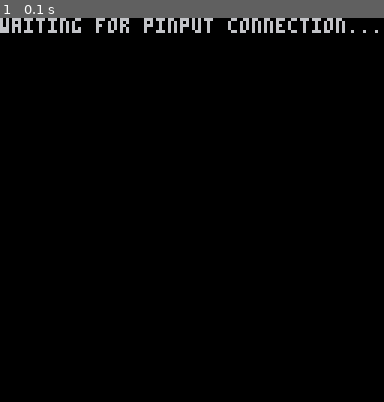
Above: before the commit, frame 1.
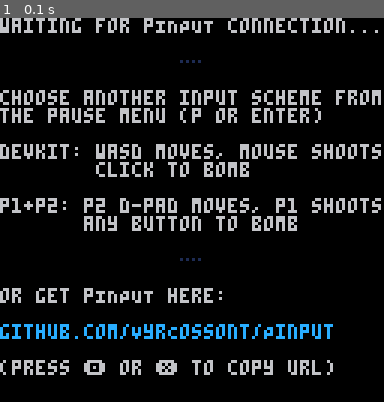
Above: after the commit, the same moment.

Repository: VyrCossont/Pinput
Game: PICO-8 cartridge PICO-8/games/spin.p8
Same seed, same stepped clock (60 frames per second), same inputs: the game is played once before the commit and once after it.
Inputs:
- Up to frame 1 (0.1 s): no input

The runs differ from the first frame. In frame 1, 11% of the frame differs, in the area x 0-100%, y 0-93%.

Commit message:
Spin: support alternate input modes (only p1+p2 for now)

Diff:
--- a/PICO-8/games/spin/debug.lua
+++ b/PICO-8/games/spin/debug.lua
@@ -3,16 +3,17 @@
 function overlay_init()
 -- render debug overlay and profiling HUD
  overlay_enabled = true
- overlay_callback()
+ overlay_menuitem()
 end
 
-function overlay_callback()
+function overlay_menuitem()
  overlay_enabled = not overlay_enabled
  if overlay_enabled then
-  menuitem(1, "◆ debug overlay", overlay_callback)
+  menuitem(2, "◆ debug overlay", overlay_menuitem)
  else
-  menuitem(1, "○ debug overlay", overlay_callback)
+  menuitem(2, "○  debug overlay", overlay_menuitem)
  end
+ return true
 end
 
 -- draw functions to be called in draw calls until next update
--- a/PICO-8/games/spin/draw.lua
+++ b/PICO-8/games/spin/draw.lua
@@ -8,11 +8,30 @@
 cpu_draw = 0
 
 function _draw()
- if record_replay == nil and not pi_is_inited() then
+ if record_replay == nil and not input_is_inited() then
   cls()
-  print("waiting for pinput connection...")
+  print("waiting for pINPUT connection...")
+  print("")
+  print("               \f1…\f6")
+  print("")
+  print("choose another input scheme from")
+  print("the pause menu (p or enter)")
+  print("")
+  print("devkit: wasd moves, mouse shoots")
+  print("        click to bomb")
+  print("")
+  print("p1+p2: p2 d-pad moves, p1 shoots")
+  print("       any button to bomb")
+  print("")
+  print("               \f1…\f6")
+  print("")
+  print("or get pINPUT here:")
+  print("")
+  print("\fcgithub.com/VyrCossont/Pinput\f6")
+  print("")
+  print("(press 🅾️ or ❎ to copy url)")
   return
- elseif record_replay == nil and not pi_flag(pi_connected) then
+ elseif record_replay == nil and not input_is_connected() then
   cls()
   print("player #1, connect your gamepad...")
   return
--- a/PICO-8/games/spin/init.lua
+++ b/PICO-8/games/spin/init.lua
@@ -2,7 +2,7 @@
 
 -- one-time init
 function _init()
- pi_init()
+ input_init()
  overlay_init()
  restart_init()
 end
--- a/PICO-8/games/spin/input.lua
+++ b/PICO-8/games/spin/input.lua
@@ -6,6 +6,7 @@
 
 -- read normalized stick
 -- /!\ pico-8 is upside down
+-- todo: extract this to Pinput SDK
 function pi_stick(s, pl)
  pl = pl or 0
  local x = pi_axis(s, pl) >> 15
@@ -16,3 +17,155 @@
  end
  return x, y
 end
+
+-- compatibility input modes
+-- for when you're not cool enough to have Pinput installed
+-- todo: extract these to Pinput SDK?
+
+-- does nothing
+function input_noop()
+end
+
+-- always returns true
+function input_true()
+ return true
+end
+
+-- initialize entire input system
+function input_init()
+ -- all supported input modes
+ input_modes = {
+  {
+   name = "pINPUT",
+   init = pi_init,
+   is_inited = pi_is_inited,
+   is_connected = function() return pi_flag(pi_connected) end,
+   deinit = input_noop,
+   stick = pi_stick,
+   trigger = pi_trigger,
+  },
+  {
+   name = "devkit",
+   init = devkit_init,
+   is_inited = input_true,
+   is_connected = input_true,
+   deinit = devkit_deinit,
+   stick = devkit_pi_stick,
+   trigger = devkit_pi_trigger,
+  },
+  {
+   name = "p1+p2",
+   init = input_noop,
+   is_inited = input_true,
+   is_connected = input_true,
+   deinit = input_noop,
+   stick = p1p2_pi_stick,
+   trigger = p1p2_pi_trigger,
+  },
+  -- todo: add recording playback
+ }
+
+ -- currently selected mode
+ input_mode_index = 1
+
+ -- functions defined by current input mode
+ input_is_inited = nil
+ input_is_connected = nil
+ input_stick = nil
+ input_trigger = nil
+
+ input_change_mode(input_mode_index)
+end
+
+function input_menuitem(menu_buttons)
+ local i = input_mode_index - 1
+ if menu_buttons & (1 << ⬅️) == (1 << ⬅️) then
+  i = i - 1
+ elseif menu_buttons & (1 << ➡️) == (1 << ➡️) then
+  i = i + 1
+ end
+ i = i % #input_modes
+ i = i + 1
+ input_change_mode(i)
+ return true
+end
+
+-- change active input mode
+function input_change_mode(new_input_mode_index)
+ if input_mode_index ~= new_input_mode_index then
+  local prev_mode = input_modes[input_mode_index]
+  prev_mode.deinit()
+ end
+ input_mode_index = new_input_mode_index
+ local mode = input_modes[input_mode_index]
+ menuitem(1, "◀▶ input: " .. mode.name, input_menuitem)
+ mode.init()
+ input_is_inited = mode.is_inited
+ input_is_connected = mode.is_connected
+ input_stick = mode.stick
+ input_trigger = mode.trigger
+end
+
+-- devkit mode: mouse and keyboard
+
+devkit_flags_addr = 0x5f2d
+
+function devkit_init()
+ poke(devkit_flags_addr, 1)
+end
+
+function devkit_deinit()
+ poke(devkit_flags_addr, 0)
+end
+
+-- movement: WASD or arrows
+-- aiming: mouse
+function devkit_pi_stick(s)
+ if s == pi_l then
+
+ elseif s == pi_r then
+
+ end
+end
+
+function devkit_pi_trigger(t)
+ if stat(34) & (1 << t) == (1 << t) then
+  return 0xff
+ else
+  return 0
+ end
+end
+
+-- p1 + p2 mode: use two gamepads
+-- (or more likely, two sets of keyboard controls)
+
+-- movement: p2 d-pad (ESDF)
+-- aiming: p1 d-pad (arrows)
+function p1p2_pi_stick(s)
+ local pl = 1 - (s >> 1)
+ local x, y = 0, 0
+ if btn(⬆️, pl) then
+  y = y - 1
+ end
+ if btn(⬇️, pl) then
+  y = y + 1
+ end
+ if btn(⬅️, pl) then
+  x = x - 1
+ end
+ if btn(➡️, pl) then
+  x = x + 1
+ end
+ return x, y
+end
+
+-- left trigger: either 🅾️
+-- right trigger: either ❎
+function p1p2_pi_trigger(t)
+ local b = 4 + t
+ if btn(b, 0) or btn(b, 1) then
+  return 0xff
+ else
+  return 0
+ end
+end
--- a/PICO-8/games/spin/record.lua
+++ b/PICO-8/games/spin/record.lua
@@ -50,6 +50,7 @@
 end
 
 -- if a replay is loaded, redefine input system
+-- todo: add this as an input mode to new input system
 if record_replay ~= nil then
  pi_stick = record_playback_pi_stick
  pi_trigger = record_playback_pi_trigger
--- a/PICO-8/games/spin/update.lua
+++ b/PICO-8/games/spin/update.lua
@@ -11,7 +11,10 @@
 function update60()
  -- if we have no inputs, give up
  if record_replay == nil
- and (not pi_is_inited() or not pi_flag(pi_connected)) then
+ and (not input_is_inited() or not input_is_connected()) then
+  if btnp(4) or btnp(5) then
+   printh("https://github.com/VyrCossont/Pinput", "@clip")
+  end
   return
  end
 
@@ -27,10 +30,10 @@
 
  -- read sticks here for recording purposes
  -- also used for actual input below
- local lx, ly = pi_stick(pi_l)
- local rx, ry = pi_stick(pi_r)
- local lt = pi_trigger(pi_lt)
- local rt = pi_trigger(pi_rt)
+ local lx, ly = input_stick(pi_l)
+ local rx, ry = input_stick(pi_r)
+ local lt = input_trigger(pi_lt)
+ local rt = input_trigger(pi_rt)
  record_frame_inputs(lx, ly, rx, ry, lt, rt)
 
  -- update particles
